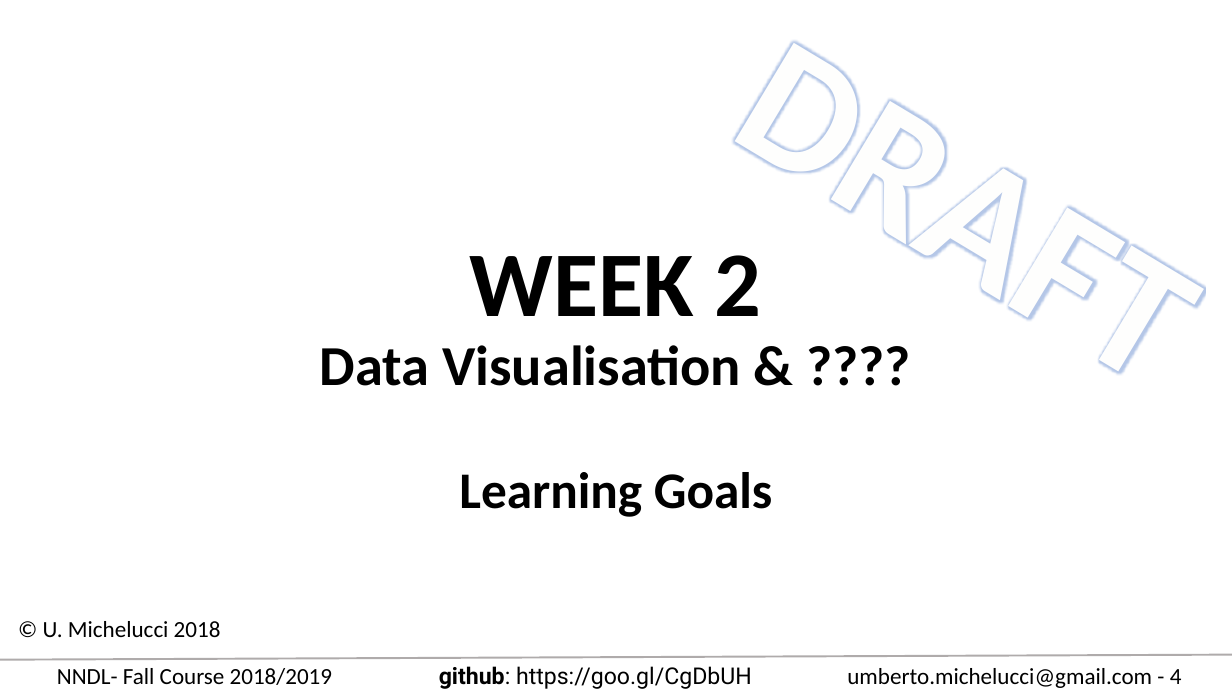
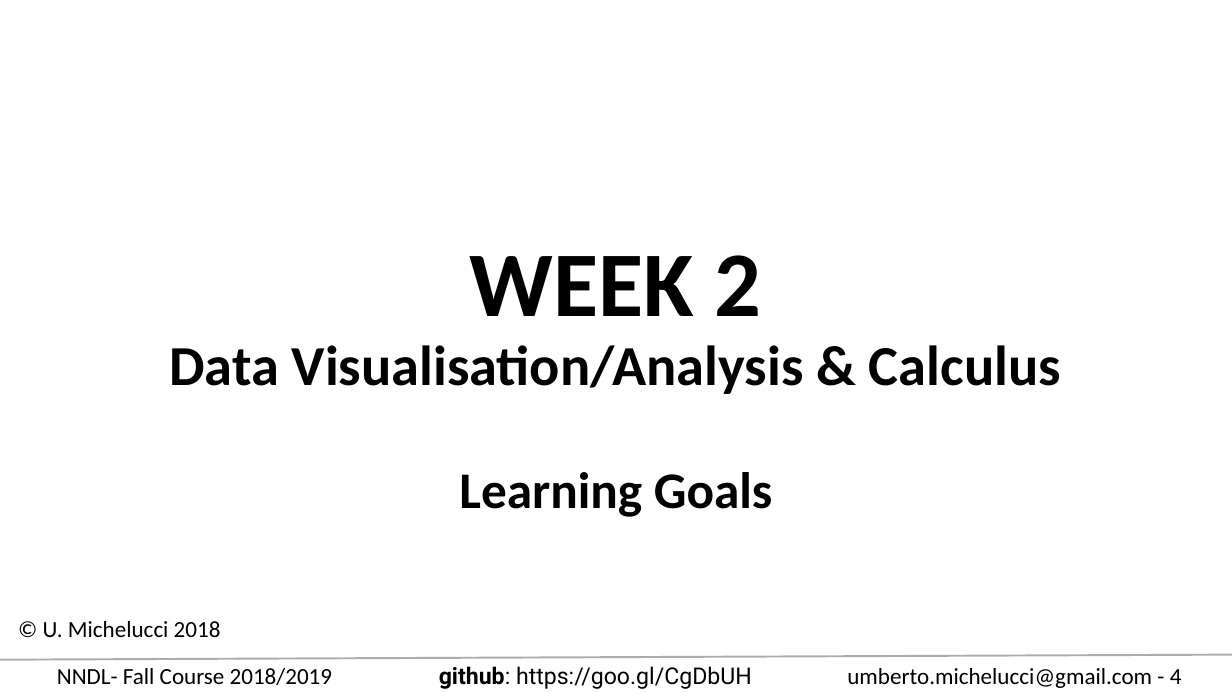
Before and after one commit to toelt-llc/COURSE-zhaw-dlcourse-spring2019, a slide deck: slide 4 of Learning_goals_overview.pptx. Drawn at 1232x693 pixels with LibreOffice and Linux fonts; fonts in the diff are those of the drawing. Boxes give left, top, right and bottom in pixels: in the first picture for what was removed or moved away, otherwise in the second. Text is boxed around its words. In the diff, an @@ line names an element or a change of style, - is before the commit and + after.

```diff
--- a/Learning_goals_overview.pptx
+++ b/Learning_goals_overview.pptx
@@ text removed at <box>695,0,1232,431</box> @@
-DRAFT
@@ title at <box>169,255,1061,394</box>: text changed @@
-WEEK 2
-Data Visualisation & ????
+WEEK 2
+Data Visualisation/Analysis & Calculus
```
Also in this commit, not shown: 1 other slide changed, 5 other files.
